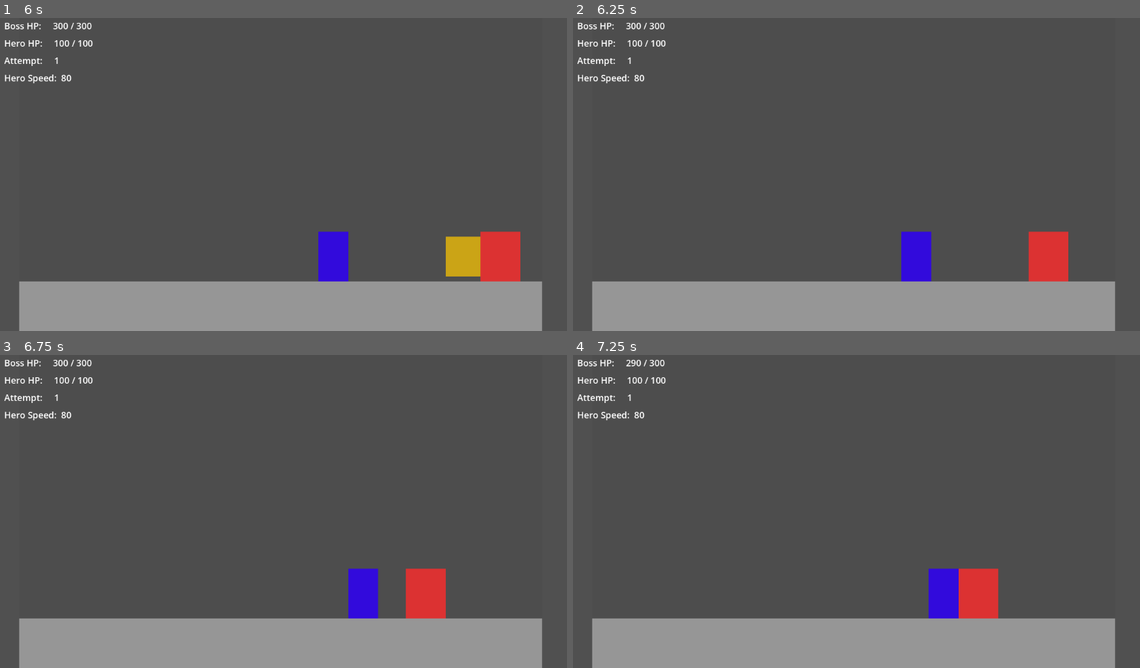
Above: before the commit, frames 1-4 (two rows, left to right).
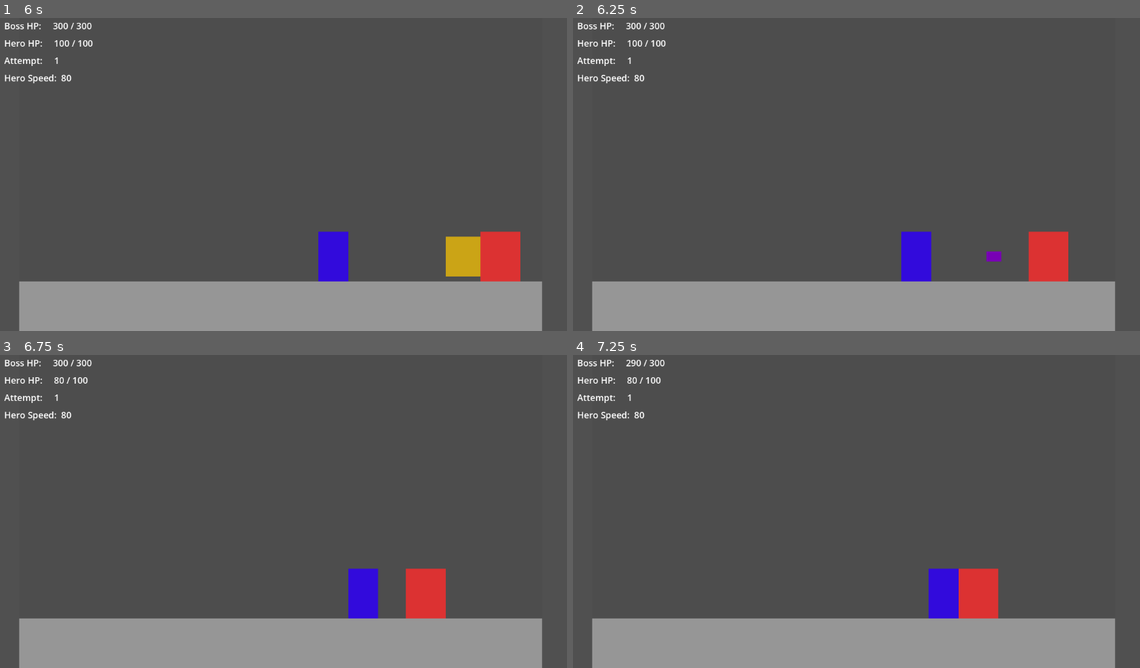
Above: after the commit, the same moments.

Repository: Mausinator08/project-anti-hero
Game: Godot game, scene res://scenes/main.tscn
Same seed, same stepped clock (60 frames per second), same inputs: the game is played once before the commit and once after it.
Inputs:
- Up to frame 1 (6 s): hold D (move_right) 0.53-2.03 s; tap K (boss_heavy_attack) at 0.6, 2.3, 2.85, 4.55, 5.1 s; tap J (boss_light_attack) at 0.8, 1.35, 3.05, 3.6, 5.3, 5.85 s; tap L (boss_projectile, bound only after the commit) at 1.55, 2.1, 3.8, 4.35 s; hold A (move_left) 2.03-2.78 s; hold D (move_right) 2.78-4.28 s; hold A (move_left) 4.28-5.03 s; hold D (move_right) 5.03-5.78 s; hold A (move_left) from 5.78 s (still down)
- Up to frame 2 (6.25 s): keep holding A (move_left); tap L (boss_projectile, bound only after the commit) at 6.05 s
- Up to frame 3 (6.75 s): keep holding A (move_left); tap L (boss_projectile, bound only after the commit) at 6.6 s
- Up to frame 4 (7.25 s): keep holding A (move_left); tap K (boss_heavy_attack) at 6.8 s

Frame 1 is identical in both runs. In frame 2, less than 0.1% of the frame differs, in the area x 72-76%, y 74-78%; in frame 3, less than 0.1%; in frame 4, less than 0.1%.

Commit message:
phase 12 boss projectile

Diff:
--- a/project.godot
+++ b/project.godot
@@ -43,6 +43,11 @@
 "events": [Object(InputEventKey,"resource_local_to_scene":false,"resource_name":"","device":-1,"window_id":0,"alt_press …(192 unchanged characters)…
 ]
 }
+boss_projectile={
+"deadzone": 0.2,
+"events": [Object(InputEventKey,"resource_local_to_scene":false,"resource_name":"","device":-1,"window_id":0,"alt_pressed":false,"shift_pressed":false,"ctrl_pressed":false,"meta_pressed":false,"pressed":false,"keycode":0,"physical_keycode":76,"key_label":0,"unicode":108,"location":0,"echo":false,"script":null)
+]
+}
 
 [physics]
 
--- /dev/null
+++ b/scenes/projectile.tscn
@@ -0,0 +1,56 @@
+[gd_scene format=3 uid="uid://tbyjpsq7oa60"]
+
+[sub_resource type="GDScript" id="GDScript_6aapk"]
+resource_name = "res://scripts/Projectile.gd"
+script/source = "extends Area2D
+
+const SPEED: float = 500.0
+const DAMAGE: int = 20
+const LIFETIME: float = 2.0
+
+var direction: int = 1   # 1 = moving right, -1 = moving left
+var time_alive: float = 0.0
+
+func _ready() -> void:
+	# Connect the signal that fires when a physics body enters this area
+	body_entered.connect(_on_body_entered)
+
+func setup(dir: int) -> void:
+	# Boss calls this right after spawning the projectile to set direction
+	direction = dir
+
+func _physics_process(delta: float) -> void:
+	# Move horizontally every frame
+	position.x += direction * SPEED * delta
+
+	# Destroy self after lifetime expires (in case nothing was hit)
+	time_alive += delta
+	if time_alive >= LIFETIME:
+		queue_free()
+
+func _on_body_entered(body: Node2D) -> void:
+	# Only damage the Hero — ignore Boss, walls, and everything else
+	if body.name == \"Hero\" and body.has_method(\"take_damage\"):
+		body.take_damage(DAMAGE)
+		queue_free()
+		return
+
+	# Disappear when hitting arena walls or floor (they are StaticBody2D)
+	if body is StaticBody2D:
+		queue_free()
+"
+
+[sub_resource type="RectangleShape2D" id="RectangleShape2D_c8fcr"]
+size = Vector2(30, 20)
+
+[node name="Projectile" type="Area2D" unique_id=1301714296]
+position = Vector2(15, 10)
+script = SubResource("GDScript_6aapk")
+
+[node name="ProjectileShape" type="CollisionShape2D" parent="." unique_id=1313388286]
+shape = SubResource("RectangleShape2D_c8fcr")
+
+[node name="ProjectileVisual" type="ColorRect" parent="." unique_id=135728921]
+offset_right = 30.0
+offset_bottom = 20.0
+color = Color(0.47058824, 0, 0.7058824, 1)
--- a/scripts/Boss.gd
+++ b/scripts/Boss.gd
@@ -1,7 +1,9 @@
 extends CharacterBody2D
 
-# Emitted when Boss HP reaches 0 — GameManager listens for this
 signal defeated
+
+# Load the Projectile scene so we can spawn copies of it at runtime
+const PROJECTILE_SCENE = preload("res://scenes/Projectile.tscn")
 
 const SPEED = 200.0
 const GRAVITY = 980.0
@@ -12,16 +14,20 @@
 
 # --- Heavy attack: Ground Slam ---
 const SLAM_DAMAGE: int = 50
-const SLAM_COOLDOWN: float = 2.0   # seconds before Slam can be used again
-const SLAM_WINDUP: float = 0.35    # warning visible before damage activates
-const SLAM_ACTIVE_TIME: float = 0.3 # how long hitbox stays active after windup
+const SLAM_COOLDOWN: float = 2.0
+const SLAM_WINDUP: float = 0.35
+const SLAM_ACTIVE_TIME: float = 0.3
+
+# --- Ranged attack: Dark Projectile ---
+const PROJECTILE_COOLDOWN: float = 1.0
 
 var health: int = MAX_HEALTH
 var facing_direction: int = -1
 
-var is_attacking: bool = false  # true while Backhand Swipe is executing
-var is_slamming: bool = false   # true while Ground Slam is executing
-var slam_cooldown: float = 0.0  # counts down between Slam uses
+var is_attacking: bool = false   # true while Backhand Swipe is executing
+var is_slamming: bool = false    # true while Ground Slam is executing
+var slam_cooldown: float = 0.0
+var projectile_cooldown: float = 0.0
 
 var game_over: bool = false
 
@@ -29,7 +35,6 @@
 @onready var slam_hitbox: Area2D  = $SlamHitbox
 
 func _ready() -> void:
-	# Both hitboxes start hidden and inactive
 	swipe_hitbox.monitoring = false
 	swipe_hitbox.visible = false
 	slam_hitbox.monitoring = false
@@ -56,23 +61,29 @@
 	velocity.x = direction * SPEED
 	move_and_slide()
 
-	# Count down Slam cooldown every frame
+	# Count down cooldowns every frame
 	if slam_cooldown > 0.0:
 		slam_cooldown -= delta
+	if projectile_cooldown > 0.0:
+		projectile_cooldown -= delta
 
-	# Light attack — blocked while Slam is running
+	# Light attack (J) — blocked while Slam is running
 	if Input.is_action_just_pressed("boss_light_attack") and not is_attacking and not is_slamming:
 		perform_swipe()
 
-	# Heavy attack — blocked while Swipe is running, and while on cooldown
+	# Heavy attack (K) — blocked while Swipe is running, must be off cooldown
 	if Input.is_action_just_pressed("boss_heavy_attack") and not is_slamming and not is_attacking and slam_cooldown <= 0.0:
 		perform_slam()
+
+	# Ranged attack (L) — independent cooldown, fires any time it's ready
+	if Input.is_action_just_pressed("boss_projectile") and projectile_cooldown <= 0.0:
+		perform_projectile()
 
 func set_game_over() -> void:
 	game_over = true
 	velocity = Vector2.ZERO
 
-# --- Backhand Swipe (unchanged from Phase 10) ---
+# --- Backhand Swipe ---
 func perform_swipe() -> void:
 	is_attacking = true
 
@@ -90,7 +101,7 @@
 	if not game_over:
 		for body in swipe_hitbox.get_overlapping_bodies():
 			if body == self:
-				continue  # Never damage yourself
+				continue
 			if body.has_method("take_damage"):
 				body.take_damage(SWIPE_DAMAGE)
 
@@ -100,34 +111,26 @@
 	swipe_hitbox.visible = false
 	is_attacking = false
 
-# --- Ground Slam (new) ---
+# --- Ground Slam ---
 func perform_slam() -> void:
 	is_slamming = true
 	slam_cooldown = SLAM_COOLDOWN
 
-	# Position the slam hitbox in front of Boss
-	# Hitbox is 130px wide — Boss visual ends at x=80 facing right, starts at x=0 facing left
 	if facing_direction == 1:
-		slam_hitbox.position = Vector2(80, 5)     # right of Boss
+		slam_hitbox.position = Vector2(80, 5)
 	else:
-		slam_hitbox.position = Vector2(-130, 5)   # left of Boss
+		slam_hitbox.position = Vector2(-130, 5)
 
-	# --- Windup phase ---
-	# Show the hitbox as a visible WARNING — monitoring is still OFF
-	# The player sees the purple box and has 0.35s to react
 	slam_hitbox.visible = true
 	slam_hitbox.monitoring = false
 
 	await get_tree().create_timer(SLAM_WINDUP).timeout
 
-	# If game ended during windup, clean up and stop
 	if game_over:
 		slam_hitbox.visible = false
 		is_slamming = false
 		return
 
-	# --- Damage phase ---
-	# Now turn on monitoring — hitbox is hot
 	slam_hitbox.monitoring = true
 
 	await get_tree().process_frame
@@ -136,16 +139,40 @@
 	if not game_over:
 		for body in slam_hitbox.get_overlapping_bodies():
 			if body == self:
-				continue  # Never damage yourself
+				continue
 			if body.has_method("take_damage"):
 				body.take_damage(SLAM_DAMAGE)
 
-	# Keep hitbox active and visible briefly for feedback
 	await get_tree().create_timer(SLAM_ACTIVE_TIME).timeout
 
 	slam_hitbox.monitoring = false
 	slam_hitbox.visible = false
 	is_slamming = false
+
+# --- Dark Projectile ---
+func perform_projectile() -> void:
+	projectile_cooldown = PROJECTILE_COOLDOWN
+
+	# Create a new copy of the Projectile scene
+	var proj = PROJECTILE_SCENE.instantiate()
+
+	# Spawn just outside the Boss's edge in the facing direction
+	# Boss visual is 80px wide (x: 0 to 80)
+	# Facing right: spawn at x=85 (5px gap from right edge)
+	# Facing left:  spawn at x=-35 (projectile is 30px wide, so 5px gap from left edge)
+	if facing_direction == 1:
+		proj.global_position = global_position + Vector2(85, 40)
+	else:
+		proj.global_position = global_position + Vector2(-35, 40)
+
+	# Tell the projectile which direction to travel
+	proj.setup(facing_direction)
+
+	# Add to Main scene (parent of Boss) so the projectile is independent of Boss
+	# If we added it as a child of Boss, it would move with Boss
+	get_parent().add_child(proj)
+
+	print("Boss fired Dark Projectile!")
 
 func take_damage(amount: int) -> void:
 	if health <= 0:
